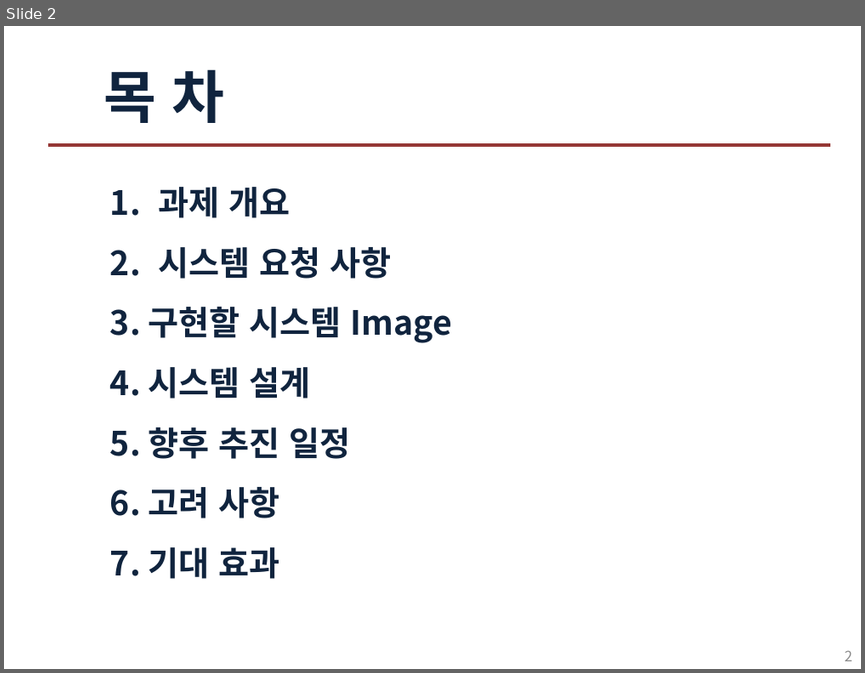
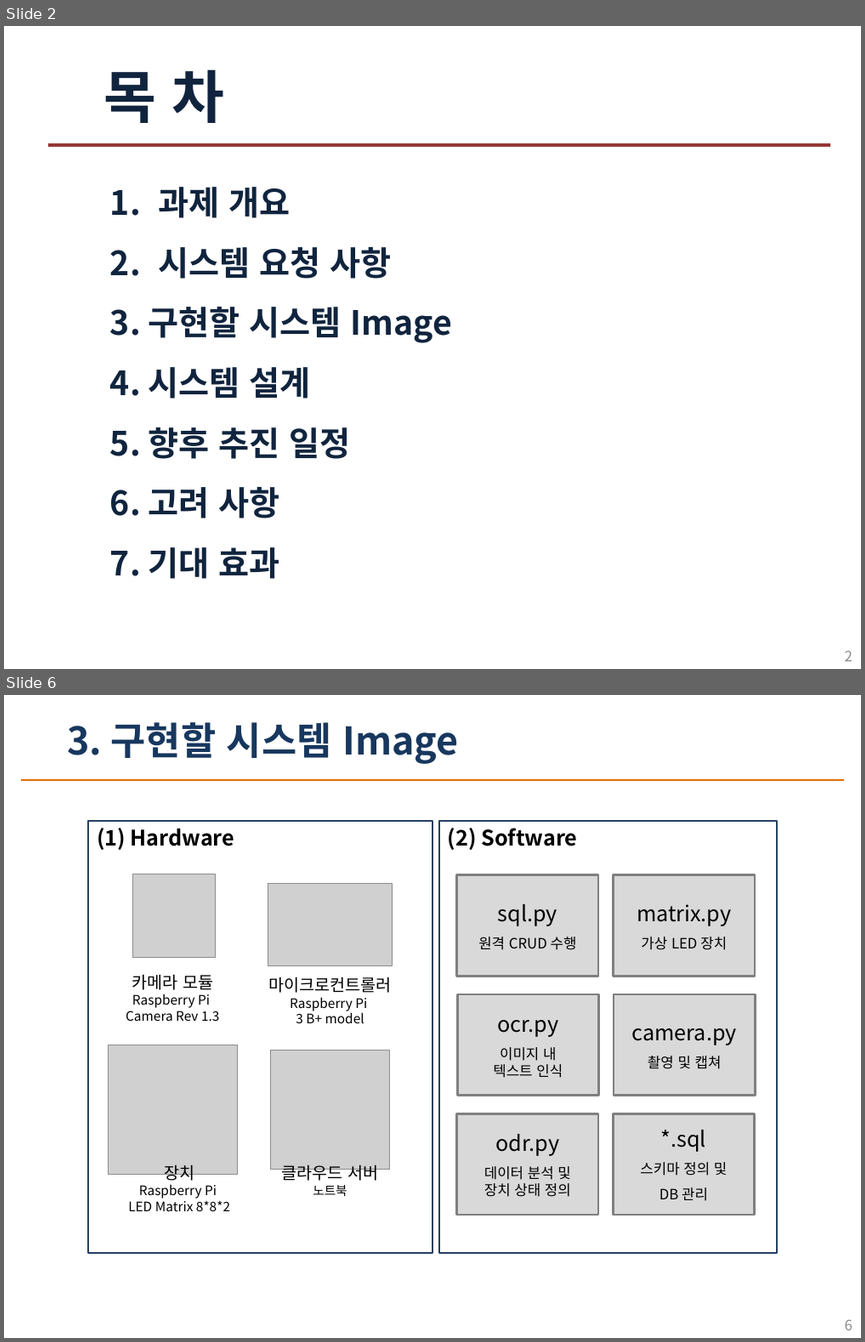
Before and after one commit to wonsokchoi/16project, a slide deck: team_ppt/Find Sit Project 발표 PPT.pptx. Shown one above the other, each under a label of ours: slide 2 before the commit, slides 2 and 6 after it; the slides between them are not shown. The pictures are 865x673 and 865x1342 pixels, drawn with LibreOffice and Linux fonts; fonts in the diff are those of the drawing; grey boxes stand for pictures; background and template pictures are left out. Boxes give left, top, right and bottom in pixels: in the first picture for what was removed or moved away, otherwise in the second. Text is boxed around its words. In the diff, an @@ line names an element or a change of style, - is before the commit and + after.

```diff
--- a/team_ppt/Find Sit Project 발표 PPT.pptx
+++ b/team_ppt/Find Sit Project 발표 PPT.pptx
@@ slide 6 added at (4, 695, 861, 1338), background #FFFFFF @@
@@ text added at (67, 722, 458, 764), 32 pt, text #17375E, bold @@
+3. 구현할 시스템 Image
@@ line added from (21, 780) to (844, 780), #E46C0A 1.5 pt @@
@@ rectangle added at (88, 821, 432, 1253), fill #FFFFFF, outline #254061 1.5 pt, 18 pt, text #000000, bold @@
+(1) Hardware
@@ rectangle added at (439, 821, 777, 1253), fill #FFFFFF, outline #254061 1.5 pt, 18 pt, text #000000, bold @@
+(2) Software
@@ picture added at (132, 874, 215, 957) @@
@@ picture added at (268, 884, 392, 966) @@
@@ rectangle added at (456, 875, 598, 976), fill #D9D9D9, outline #808080 2 pt, 12 pt, text #000000 @@
+sql.py
+원격 CRUD 수행
@@ rectangle added at (613, 875, 755, 976), fill #D9D9D9, outline #808080 2 pt, 18 pt, text #000000 @@
+matrix.py
+가상 LED 장치
@@ text added at (126, 974, 219, 1021), 11 pt, text #000000 @@
+카메라 모듈
+Raspberry Pi
+Camera Rev 1.3
@@ text added at (268, 976, 391, 1023), 11 pt, text #000000 @@
+마이크로컨트롤러
+Raspberry Pi
+3 B+ model
@@ rectangle added at (457, 994, 599, 1095), fill #D9D9D9, outline #808080 2 pt, 12 pt, text #000000 @@
+ocr.py
+이미지 내
+텍스트 인식
@@ rectangle added at (613, 994, 755, 1095), fill #D9D9D9, outline #808080 2 pt, 18 pt, text #000000 @@
+camera.py
+촬영 및 캡쳐
@@ picture added at (108, 1044, 237, 1174) @@
@@ picture added at (270, 1050, 390, 1169) @@
@@ rectangle added at (456, 1113, 598, 1214), fill #D9D9D9, outline #808080 2 pt, 12 pt, text #000000 @@
+odr.py
+데이터 분석 및
+장치 상태 정의
@@ rectangle added at (613, 1113, 755, 1214), fill #D9D9D9, outline #808080 2 pt, 12 pt, text #000000 @@
+*.sql
+스키마 정의 및
+DB 관리
@@ text added at (128, 1164, 230, 1211), 11 pt, text #000000 @@
+장치
+Raspberry Pi
+LED Matrix 8*8*2
@@ text added at (282, 1164, 378, 1196), 14 pt, text #000000 @@
+클라우드 서버
+노트북
@@ page number added at (845, 1319, 852, 1330), 12 pt, text #8C8C8C @@
+6
```
Also in this commit, not shown: 4 slides changed, 4 other slides added, 7 slides removed.
